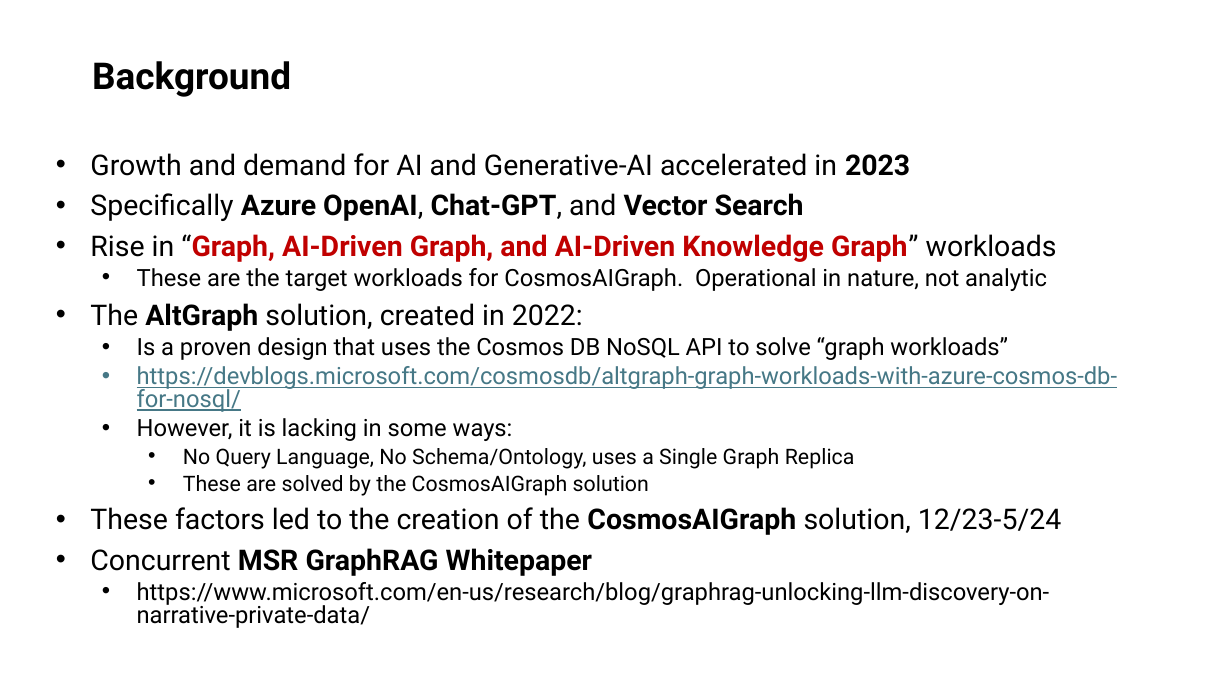
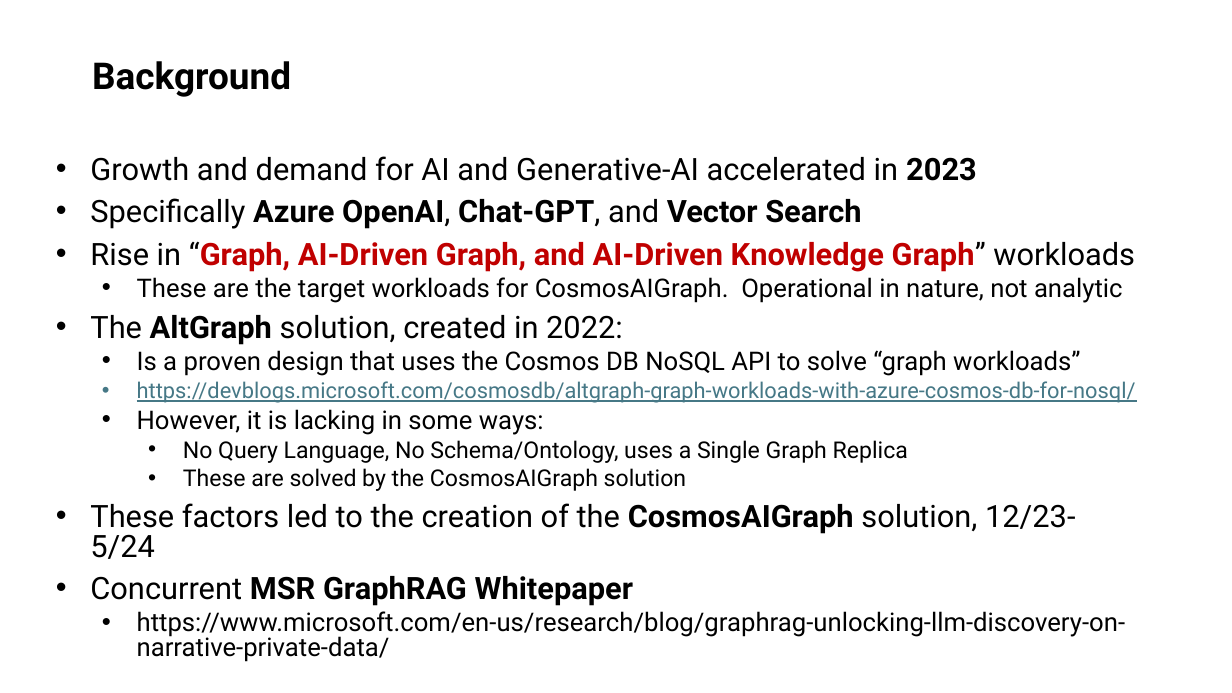
Before and after one commit to cjoakim/CosmosAIGraph, a slide deck: slide 2 of presentations/CosmosAIGraph-v2.pptx. Drawn at 1232x693 pixels with LibreOffice and Linux fonts; fonts in the diff are those of the drawing. Boxes give left, top, right and bottom in pixels: in the first picture for what was removed or moved away, otherwise in the second. Text is boxed around its words. In the diff, an @@ line names an element or a change of style, - is before the commit and + after.

```diff
--- a/presentations/CosmosAIGraph-v2.pptx
+++ b/presentations/CosmosAIGraph-v2.pptx
@@ subtitle "Growth and demand for AI ..." at (x1=90, y1=156, x2=1136, y2=662): size 22.2 to 24 pt in "Growth and demand for AI and Generative-AI ...", "Specifically Azure OpenAI, Chat-GPT, and Vector Search", "Rise in “Graph, AI-Driven Graph, and AI-Driven ...", "The AltGraph solution, created in 2022:" and 2 more places; size 18.5 to 20 pt in "These are the target workloads for CosmosAIGraph. ...", "Is a proven design that uses the ...", "However, it is lacking in some ways:", "https://www.microsoft.com/en-us/research/blog/graphrag-unloc ..."; size 18.5 to 17 pt in "https://devblogs.microsoft.com/cosmosdb/altgraph-graph-workl ..."; size 16.6 to 18 pt in "No Query Language, No Schema/Ontology, uses a ...", "These are solved by the CosmosAIGraph solution" @@
```
Also in this commit, not shown: 1 other file.
